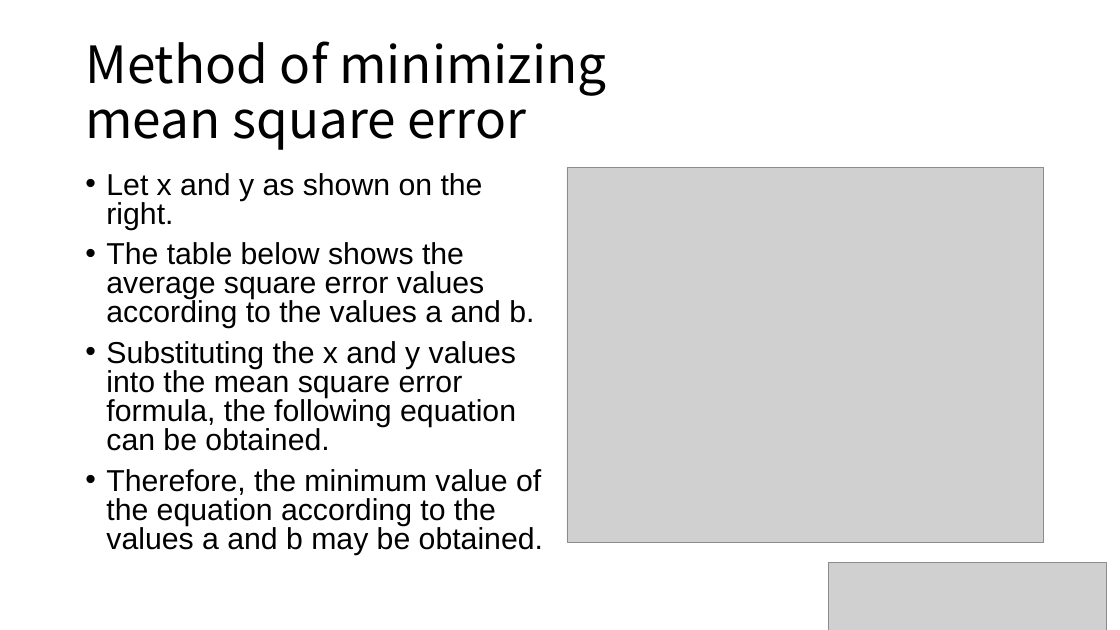
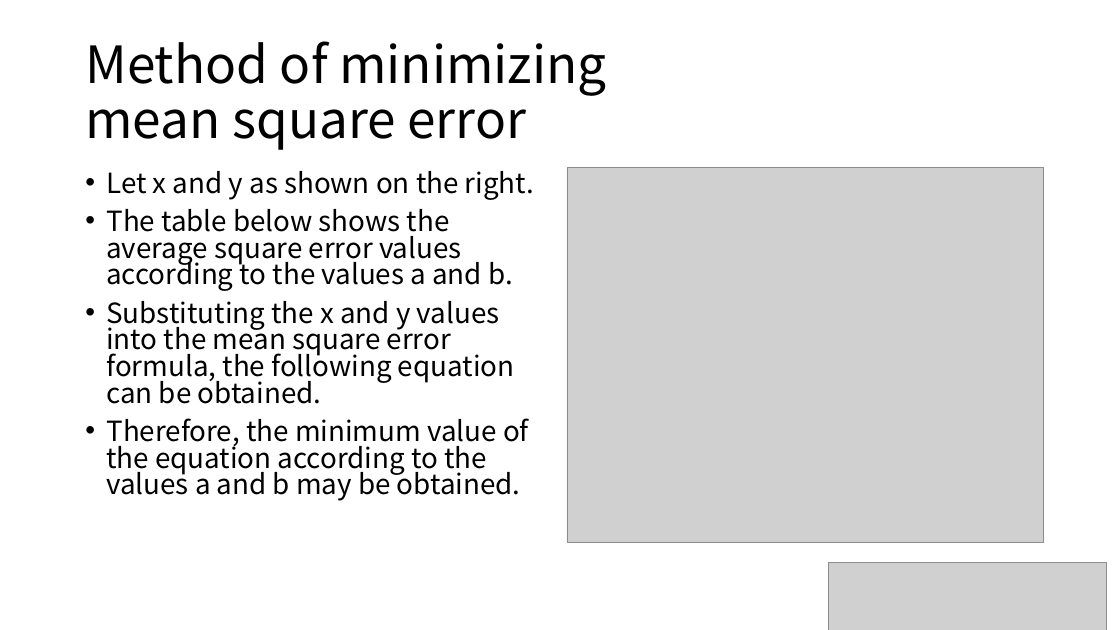
Before and after one commit to majorWallet/Machine_Learning_Algorithms_Library, a slide deck: slide 7 of 2-1_Linear_Regression.pptx. Drawn at 1120x630 pixels with LibreOffice and Linux fonts; fonts in the diff are those of the drawing; grey boxes stand for pictures. Boxes give left, top, right and bottom in pixels: in the first picture for what was removed or moved away, otherwise in the second. Text is boxed around its words. In the diff, an @@ line names an element or a change of style, - is before the commit and + after.

```diff
--- a/2-1_Linear_Regression.pptx
+++ b/2-1_Linear_Regression.pptx
@@ text "Let x and y as ..." at bbox=[106, 171, 534, 501]: size 25.9 to 23.8 pt, font Arial to Noto Sans CJK KR @@
```
Also in this commit, not shown: 6 other slides changed, 7 other files.
